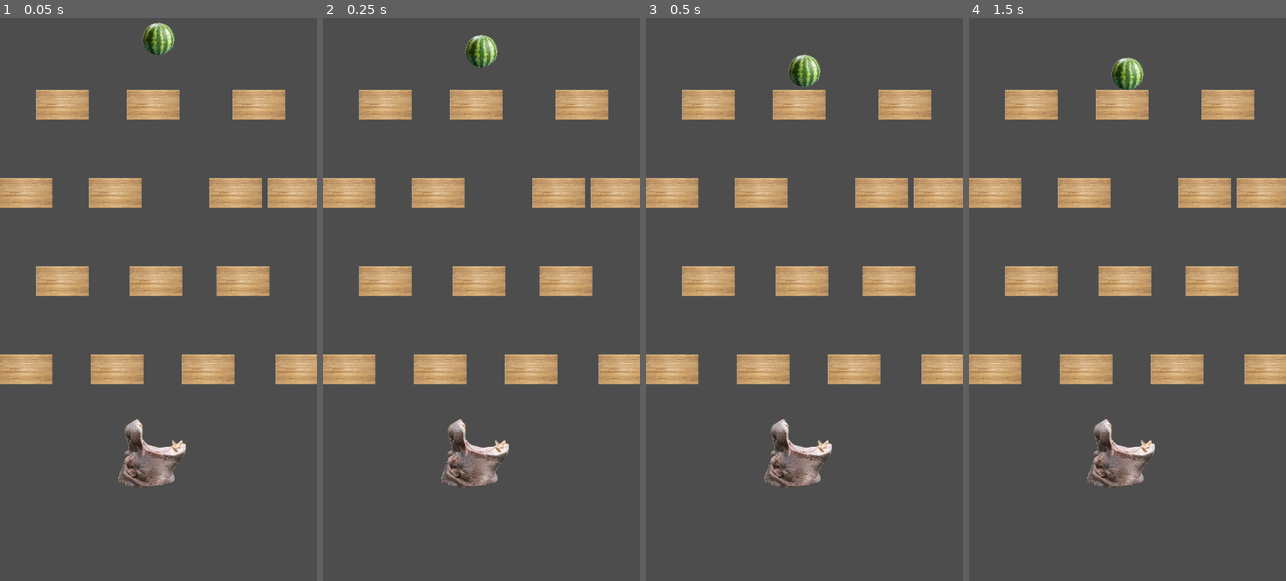
Above: before the commit, frames 1-4 (left to right).
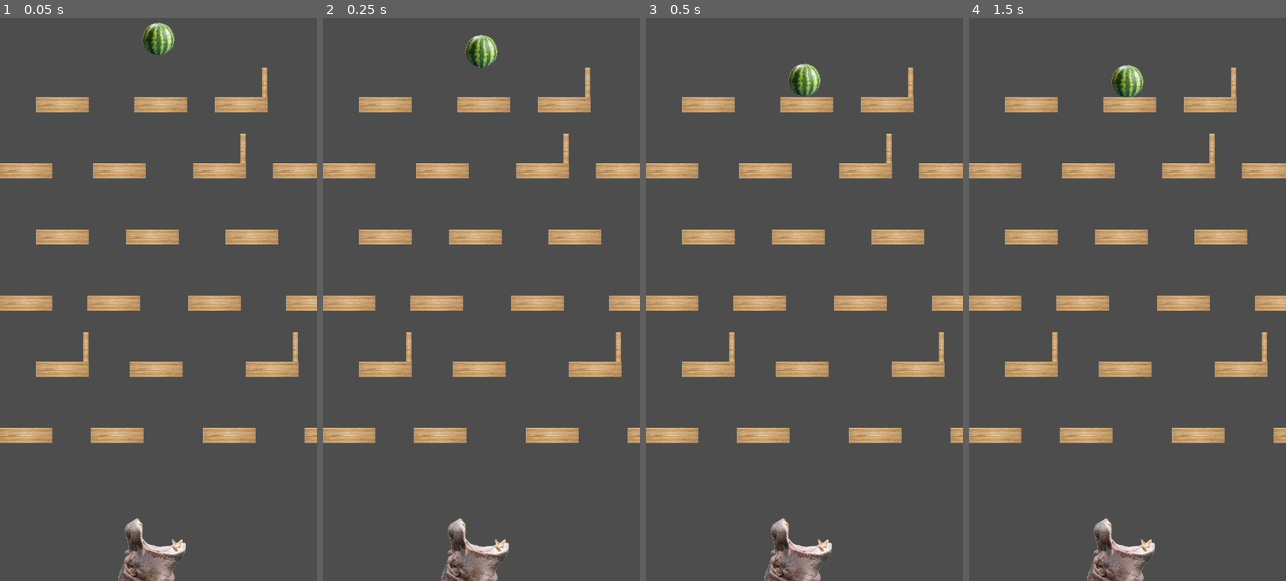
Above: after the commit, the same moments.

Repository: codemonsters/macaronigate
Game: Godot game, scene res://minigames/happyhippo/main.tscn
Two runs of this game, one before a commit and one after it. Both use one fixed random seed, a clock stepped at 60 frames per second and the inputs below. This scene is started directly instead of the project's main scene.
Inputs (mouse positions are in pixels of both pictures, inside the frame that each line leads up to):
- Up to frame 1 (0.05 s): no input
- Up to frame 2 (0.25 s): no input
- Up to frame 3 (0.5 s): no input
- Up to frame 4 (1.5 s): move the mouse to (1197, 271) at 0.52 s; hold Right (ui_right) 0.53-1.28 s; click (1197, 271) at 0.67 s; tap Enter at 1.25 s; move the mouse to (1064, 327) at 1.27 s; hold Down (ui_down) from 1.28 s (still down)

The runs differ from the first frame. In frame 1, 21% of the frame differs, in the area x 0-100%, y 8-100%; in frame 2, 21%; in frame 3, 21%, in the area x 0-100%, y 6-100%; in frame 4, 21%.

Commit message:
Añadidas paredes y gravedad

Diff:
--- a/src/minigames/happyhippo/madera.tscn
+++ b/src/minigames/happyhippo/madera.tscn
@@ -6,15 +6,15 @@
 bounce = 0.1
 
 [sub_resource type="RectangleShape2D" id="RectangleShape2D_qxf55"]
-size = Vector2(119, 68)
+size = Vector2(1192, 680)
 
 [node name="madera" type="Node2D"]
 
 [node name="StaticBody2D" type="StaticBody2D" parent="."]
+scale = Vector2(0.1, 0.05)
 physics_material_override = SubResource("PhysicsMaterial_kujcc")
 
 [node name="Sprite2D" type="Sprite2D" parent="StaticBody2D"]
-scale = Vector2(0.1, 0.1)
 texture = ExtResource("1_3txfj")
 
 [node name="CollisionShape2D" type="CollisionShape2D" parent="StaticBody2D"]
--- a/src/minigames/happyhippo/main.gd
+++ b/src/minigames/happyhippo/main.gd
@@ -1,6 +1,7 @@
 extends Node2D
 #Sonido hipopótamo: Mummy Zombie - Mike Koenig en soundbible.com/1059-Mummy-Zombie.html
 var madera = preload("res://minigames/happyhippo/madera.tscn")
+var pared = preload("res://minigames/happyhippo/pared.tscn")
 var separacion = 100
 var num_plataformas
 var distancia
@@ -13,13 +14,17 @@
 	num_plataformas = 720/(118+separacion)
 	num_plataformas = round(num_plataformas)
 	distancia = (720 - (118*num_plataformas+separacion*(num_plataformas-1)))/2
-	for y in range(4):
+	for y in range(6):
 		for x in range(num_plataformas+y%2):
 			var madera2 = madera.instantiate()
 			add_child(madera2)
-			madera2.position=Vector2((distancia)*((y+1)%2)+59+(2*59+separacion+(randi() % 41 - 20))*x,200+200*y)
+			madera2.position=Vector2((distancia)*((y+1)%2)+59+(2*59+separacion+(randi() % 41 - 20))*x,200+150*y)
+			if randi()%3 == 0:
+				var pared2 = pared.instantiate()
+				add_child(pared2)
+				pared2.position=madera2.position+Vector2(53,-50)
 
 
 # Called every frame. 'delta' is the elapsed time since the previous frame.
 func _process(delta):
-	pass
+	PhysicsServer2D.area_set_param(get_world_2d().space, PhysicsServer2D.AREA_PARAM_GRAVITY_VECTOR, $watermelon.direction)
--- a/src/minigames/happyhippo/main.tscn
+++ b/src/minigames/happyhippo/main.tscn
@@ -11,6 +11,6 @@
 position = Vector2(360, 50)
 
 [node name="Sprite2D" type="Sprite2D" parent="."]
-position = Vector2(360, 1000)
+position = Vector2(360, 1225)
 scale = Vector2(0.3, 0.3)
 texture = ExtResource("4_gi4xr")
--- /dev/null
+++ b/src/minigames/happyhippo/pared.tscn
@@ -0,0 +1,17 @@
+[gd_scene load_steps=3 format=3 uid="uid://b2kxxdnujr2t5"]
+
+[ext_resource type="Texture2D" uid="uid://dsmvey3cidscp" path="res://minigames/happyhippo/plank.png" id="1_0waup"]
+
+[sub_resource type="RectangleShape2D" id="RectangleShape2D_h84as"]
+size = Vector2(1192, 680)
+
+[node name="pared" type="Node2D"]
+
+[node name="StaticBody2D" type="StaticBody2D" parent="."]
+scale = Vector2(0.01, 0.1)
+
+[node name="Sprite2D" type="Sprite2D" parent="StaticBody2D"]
+texture = ExtResource("1_0waup")
+
+[node name="CollisionShape2D" type="CollisionShape2D" parent="StaticBody2D"]
+shape = SubResource("RectangleShape2D_h84as")
--- a/src/minigames/happyhippo/watermelon.gd
+++ b/src/minigames/happyhippo/watermelon.gd
@@ -1,5 +1,6 @@
 extends Node2D
-
+var direction = Vector2(0,1)
+var angulo = 0
 
 # Called when the node enters the scene tree for the first time.
 func _ready():
@@ -8,4 +9,4 @@
 
 # Called every frame. 'delta' is the elapsed time since the previous frame.
 func _process(delta):
-	pass
+	direction = Vector2(sin(angulo),cos(angulo))
